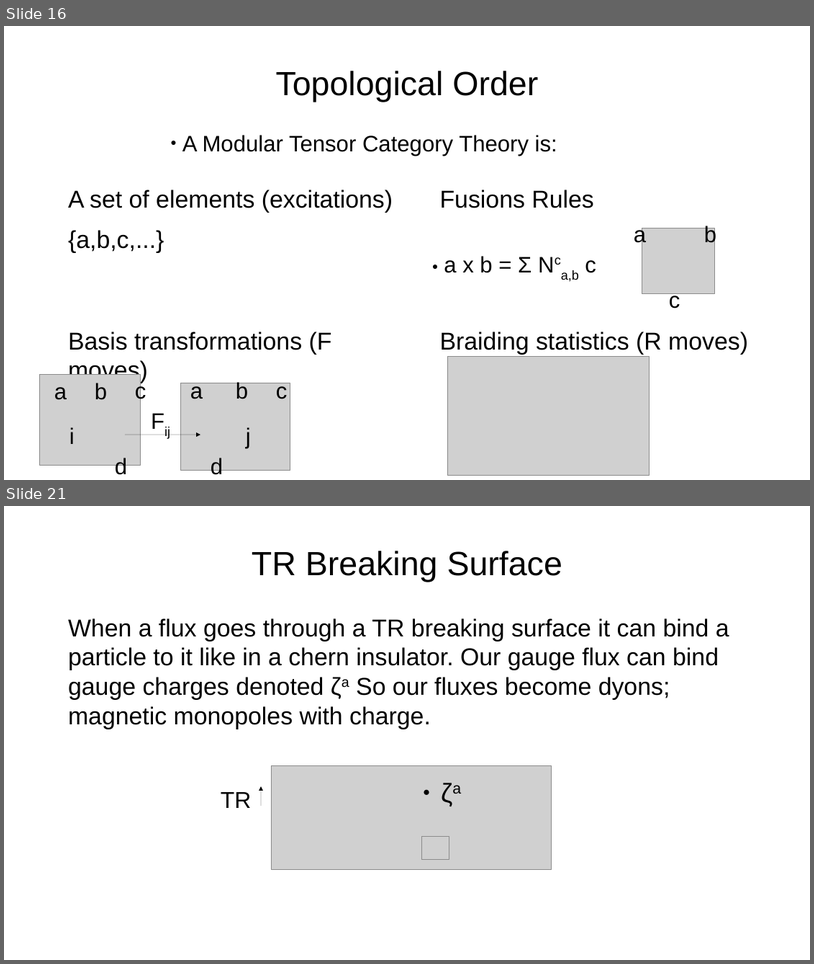
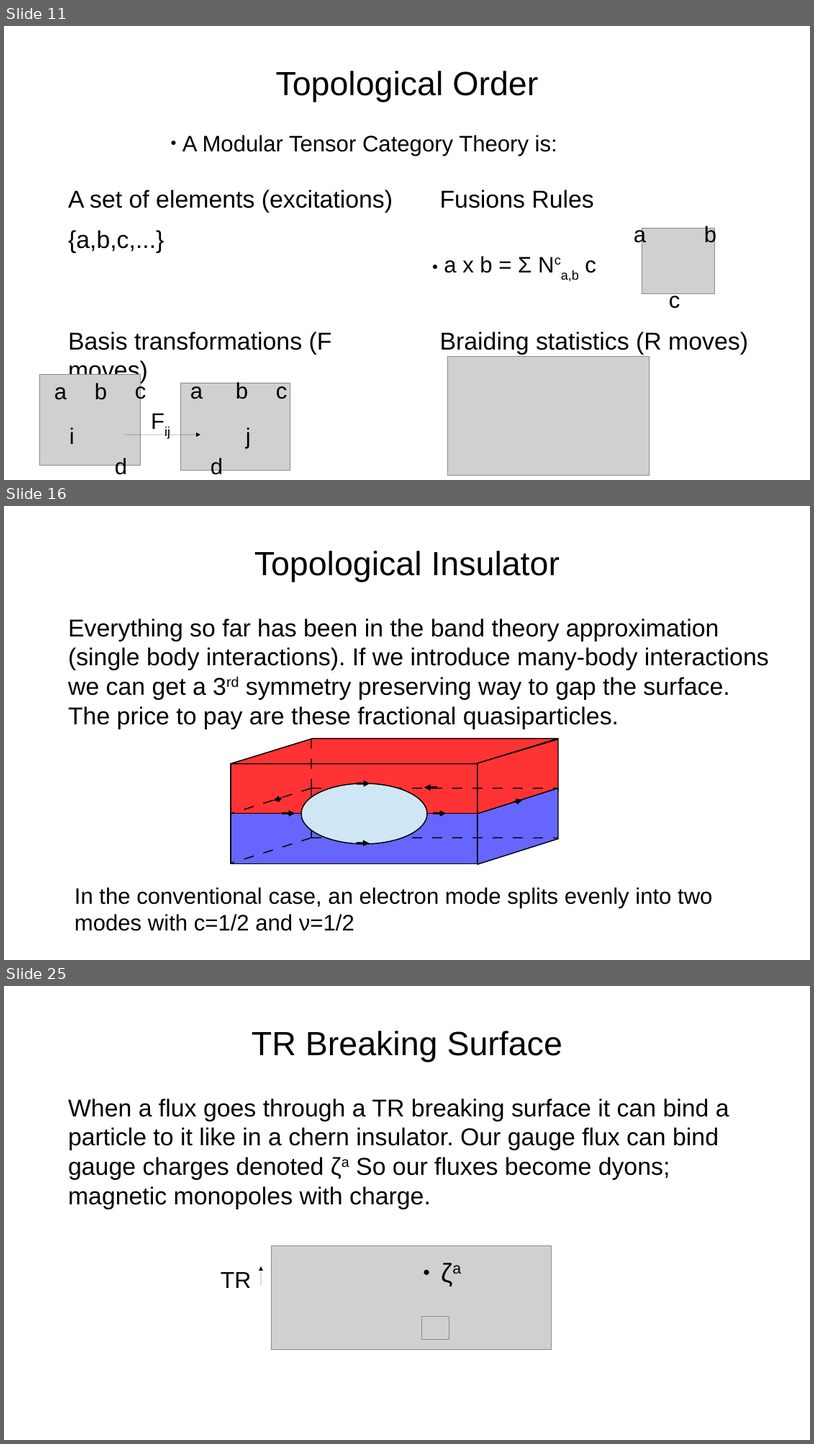
Before and after one commit to asirota12/Thesis, a slide deck: ThesisDefense.odp. Shown one above the other, each under a label of ours: slides 16 and 21 before the commit, slides 11, 16 and 25 after it; the slides between them are not shown. The pictures are 814x964 and 814x1444 pixels, drawn with LibreOffice and Linux fonts; fonts in the diff are those of the drawing; grey boxes stand for pictures. Boxes give left, top, right and bottom in pixels: in the first picture for what was removed or moved away, otherwise in the second. Text is boxed around its words. In the diff, an @@ line names an element or a change of style, - is before the commit and + after.

```diff
--- a/ThesisDefense.odp
+++ b/ThesisDefense.odp
@@ slide 16 added at (x1=4, y1=506, x2=810, y2=960), background #FFFFFF @@
@@ title added at (x1=255, y1=551, x2=560, y2=582), 47.9 pt, text #000000 @@
+Topological Insulator
@@ text added at (x1=68, y1=618, x2=769, y2=728), 34.8 pt, text #000000 @@
+Everything so far has been in the band theory approximation (single body interactions). If we introduce many-body interactions we can get a 3rd symmetry preserving way to gap the surface. The price to pay are these fractional quasiparticles.
@@ parallelogram added at (x1=231, y1=739, x2=558, y2=764), fill #FF3333, outline #000000 1.5 pt @@
@@ line added from (311, 739) to (311, 788), #000000 1.5 pt @@
@@ parallelogram added at (x1=478, y1=739, x2=558, y2=815), fill #FF3333, outline #000000 1.5 pt @@
@@ rectangle added at (x1=231, y1=764, x2=478, y2=814), fill #FF3333, outline #000000 1.5 pt @@
@@ ellipse added at (x1=301, y1=783, x2=427, y2=844), fill #CFE7F5, outline #000000 1.5 pt @@
@@ arrow added from (357, 783) to (370, 783), #000000 3 pt @@
@@ line added from (311, 788) to (232, 813), #000000 1.5 pt @@
@@ arrow added from (282, 798) to (273, 800), #000000 3 pt @@
@@ line added from (311, 788) to (558, 788), #000000 1.5 pt @@
@@ line added from (311, 788) to (311, 838), #000000 1.5 pt @@
@@ arrow added from (437, 788) to (424, 788), #000000 3 pt @@
@@ parallelogram added at (x1=478, y1=788, x2=558, y2=864), fill #6666FF, outline #000000 1.5 pt @@
@@ arrow added from (514, 802) to (522, 800), #000000 3 pt @@
@@ rectangle added at (x1=231, y1=813, x2=478, y2=863), fill #6666FF, outline #000000 1.5 pt @@
@@ arrow added from (282, 813) to (296, 813), #000000 3 pt @@
@@ arrow added from (433, 813) to (447, 813), #000000 3 pt @@
@@ line added from (311, 838) to (232, 863), #000000 1.5 pt @@
@@ line added from (311, 838) to (558, 838), #000000 1.5 pt @@
@@ arrow added from (356, 843) to (370, 843), #000000 3 pt @@
@@ text added at (x1=75, y1=887, x2=712, y2=931), 32 pt, text #000000 @@
+In the conventional case, an electron mode splits evenly into two modes with c=1/2 and ν=1/2
@@ what was slide 16 is now slide 11 @@
@@ what was slide 21 is now slide 25 @@
```
Also in this commit, not shown: 10 slides changed, 10 other slides added, 6 slides removed, 1 other file.
